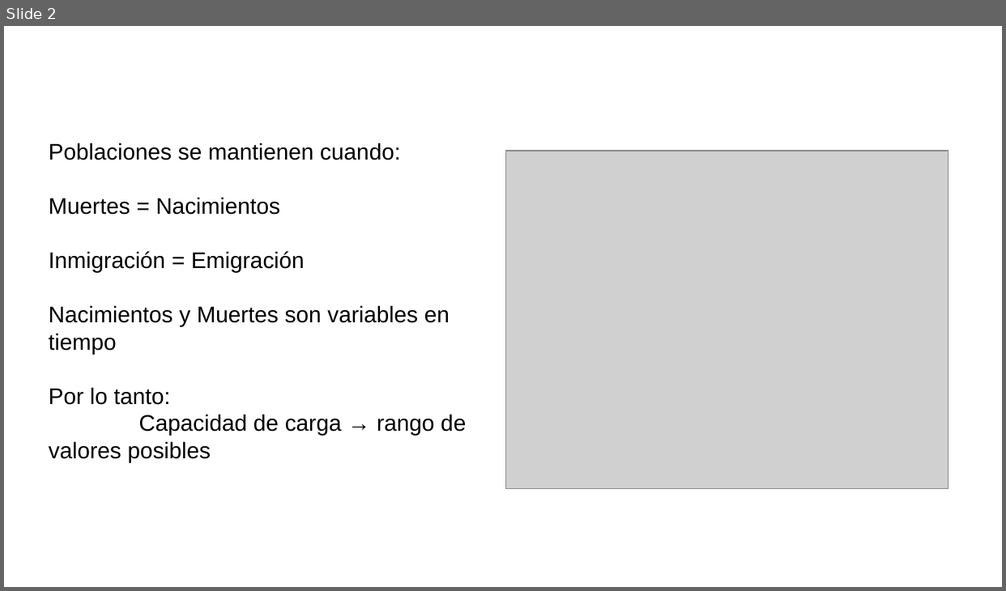
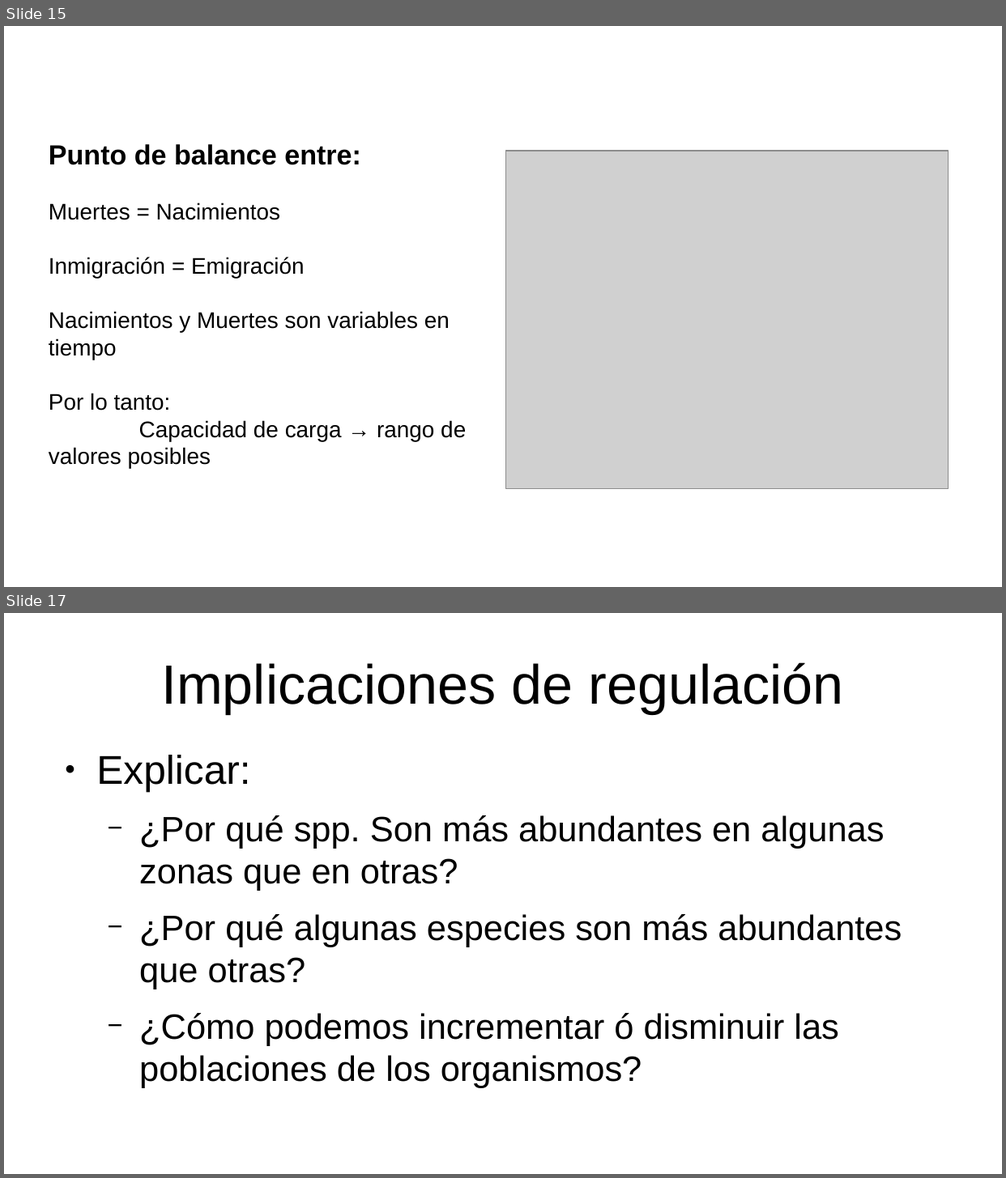
Before and after one commit to gerardommc/Ecologia-poblaciones, a slide deck: Unidad-2/Regulacion-poblaciones.odp. Shown one above the other, each under a label of ours: slide 2 before the commit, slides 15 and 17 after it; the slides between them are not shown. The pictures are 1006x591 and 1006x1178 pixels, drawn with LibreOffice and Linux fonts; fonts in the diff are those of the drawing; grey boxes stand for pictures. Boxes give left, top, right and bottom in pixels: in the first picture for what was removed or moved away, otherwise in the second. Text is boxed around its words. In the diff, an @@ line names an element or a change of style, - is before the commit and + after.

```diff
--- a/Unidad-2/Regulacion-poblaciones.odp
+++ b/Unidad-2/Regulacion-poblaciones.odp
@@ slide 17 added at [4,613,1002,1174], background #FFFFFF @@
@@ title added at [161,662,843,714], 44 pt, text #000000 @@
+Implicaciones de regulación
@@ text added at [96,755,901,1088], 28 pt, text #000000 @@
+● Explicar:
+  − ¿Por qué spp. Son más abundantes en algunas zonas que en otras?
+  − ¿Por qué algunas especies son más abundantes que otras?
+  − ¿Cómo podemos incrementar ó disminuir las poblaciones de los organismos?
@@ what was slide 2 is now slide 15 @@
@@ slide 15 changed as well @@
@@ text at [49,144,361,165]: text changed; size 18 to 22 pt; bold on @@
-Poblaciones se mantienen cuando:
+Punto de balance entre:
```
Also in this commit, not shown: 5 other slides changed, 11 other slides added, 1 slide removed, 5 other files.
